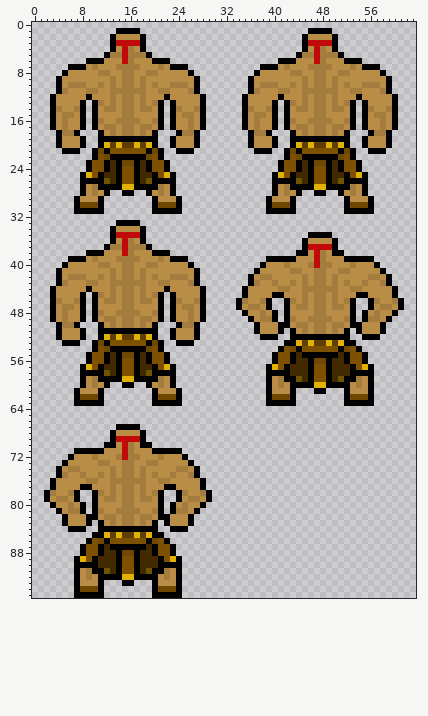
A sprite sheet gets an edit: game/visualizer/assets/brawler.png. Above is the file before it was changed.
The file is 256x384 pixels, drawn in blocks of 4x4; one block is one cell here.
The same view after the edit:
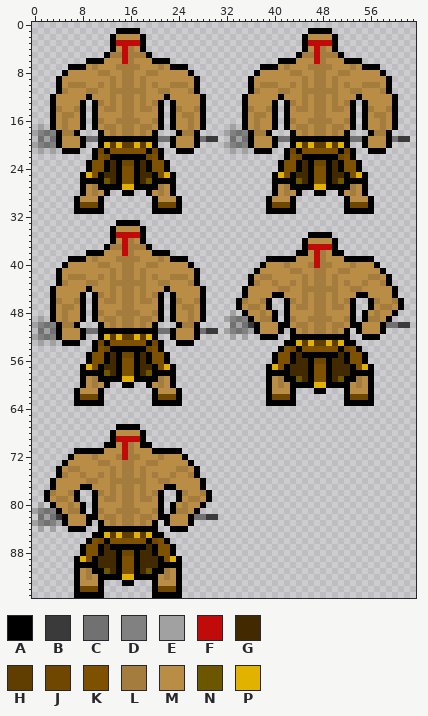
Palette (. is transparent): A #000000  B #3a3a3a  C #717171  D #818181  E #a1a1a1  F #c10a0a  G #422900  H #603d00  J #6f4700  K #7e5100  L #a47c3d  M #ba8d46  N #6d5600  P #e1b200
Log entry: Fixed brawler sprite Forgot the mace.
Edits made:
The author put colour B in row 19 at x 29 to 30 and 61 to 62; in row 50 at x 36 and 61 to 62; in row 51 at x 29 to 30; in row 82 at x 4 and 29 to 30.
The author put colour C in row 18 at x 2 and 34; in row 19 at x 1, 3, 9 to 10, 21 to 22, 28, 33, 35, 41 to 42, 53 to 54 and 60; in row 20 at x 2 and 34; in row 49 at x 34; in row 50 at x 2, 33, 35 and 59 to 60; in row 51 at x 1, 3, 9 to 10, 21 to 22, 28 and 34.
The author put colour C in row 52 at x 2; in row 81 at x 2; in row 82 at x 1, 3 and 27 to 28; in row 83 at x 2.
The author put colour D in row 18 at x 1, 3, 33 and 35; in row 20 at x 1, 3, 33 and 35; in row 49 at x 33 and 35; in row 50 at x 1 and 3; in row 51 at x 33 and 35; in row 52 at x 1 and 3.
The author put colour D in row 81 at x 1 and 3; in row 83 at x 1 and 3.
The author put colour E in row 17 at x 1 and 33; in row 18 at x 0 and 32; in row 19 at x 2 and 34; in row 20 at x 0 and 32; in row 21 at x 1, 3, 33 and 35; in row 48 at x 33.
The author put colour E in row 49 at x 1 and 32; in row 50 at x 0 and 34; in row 51 at x 2, 32 and 36; in row 52 at x 0, 33 and 35; in row 53 at x 1 and 3; in row 80 at x 1.
The author put colour E in row 81 at x 0; in row 82 at x 2; in row 83 at x 0 and 4; in row 84 at x 1 and 3.
